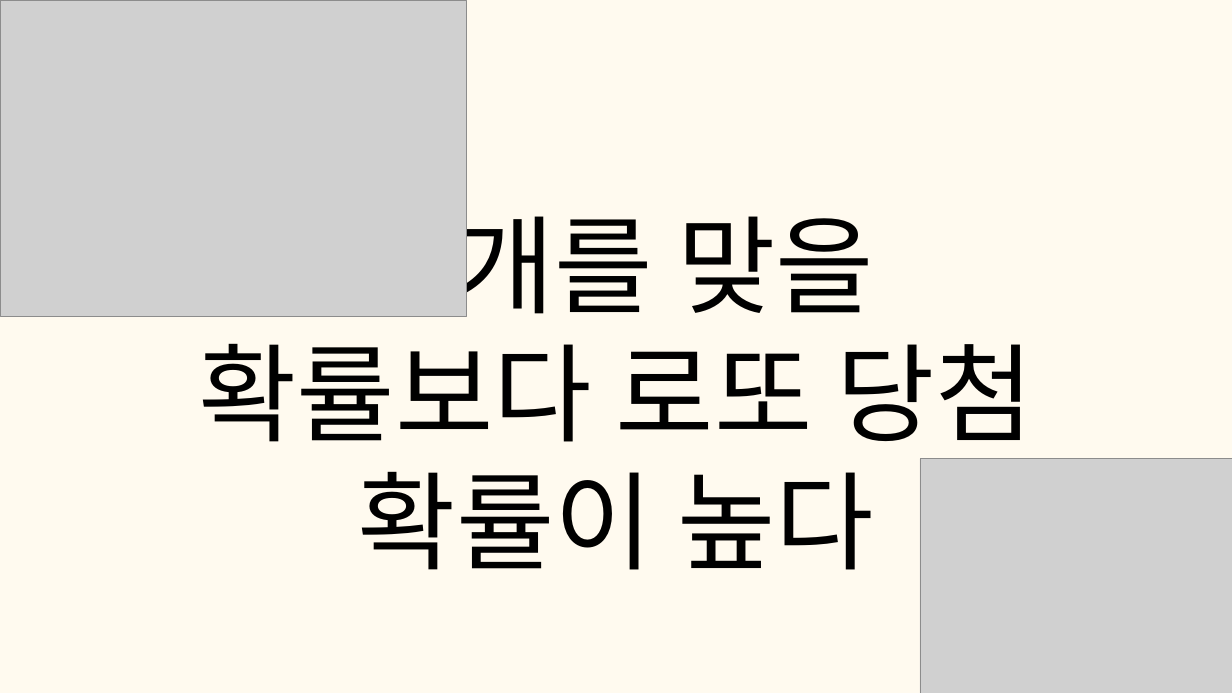
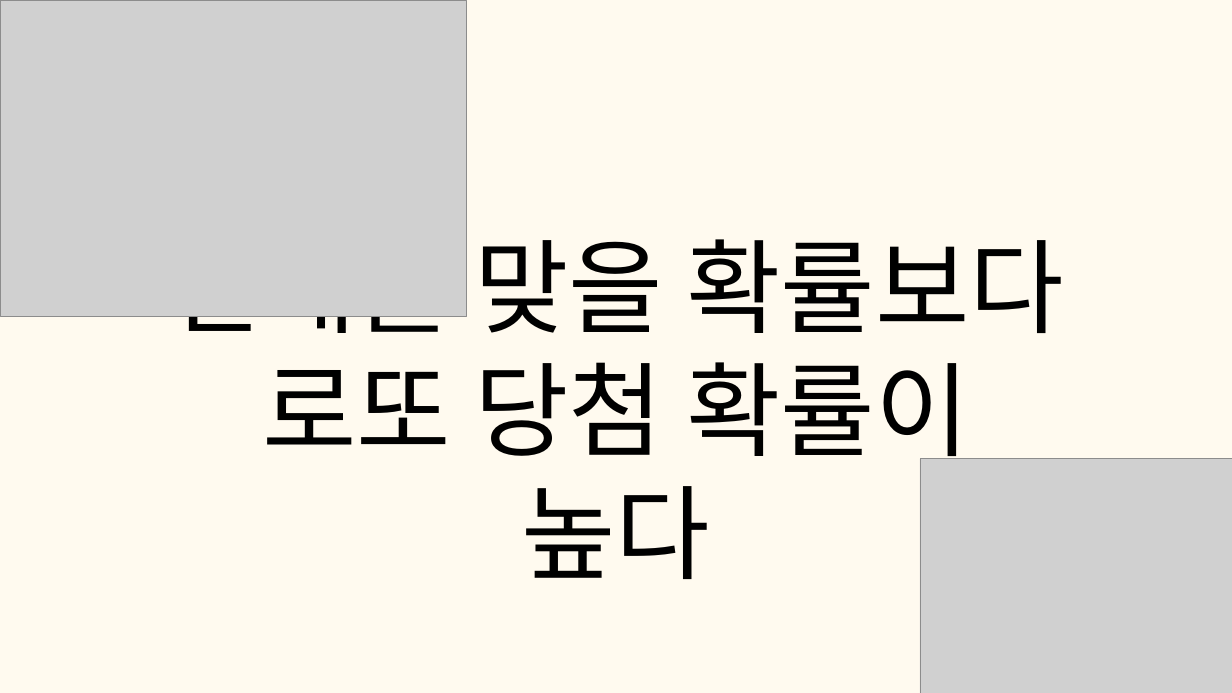
Before and after one commit to tkdgns25300/sunday_play, a slide deck: slide 40 of public/downloads/games/ox-survival/rules.pptx. Drawn at 1232x693 pixels with LibreOffice and Linux fonts; fonts in the diff are those of the drawing; grey boxes stand for pictures. Boxes give left, top, right and bottom in pixels: in the first picture for what was removed or moved away, otherwise in the second. Text is boxed around its words. In the diff, an @@ line names an element or a change of style, - is before the commit and + after.

```diff
--- a/public/downloads/games/ox-survival/rules.pptx
+++ b/public/downloads/games/ox-survival/rules.pptx
@@ text "번개를 맞을 확률보다 로또 당첨 ...": place and size @@
-text "번개를 맞을 확률보다 로또 당첨 ..." at bbox=[198, 196, 1034, 570]
+text "번개를 맞을 확률보다 로또 당첨 ..." at bbox=[168, 239, 1064, 579]
@@ text "번개를 맞을 확률보다 로또 당첨 ..." at bbox=[168, 239, 1064, 579]: size 125 to 120 pt, font Lato to Noto Sans CJK KR; line spacing 150pt to 144pt @@
```
Also in this commit, not shown: 63 other slides changed, 3 other files.
